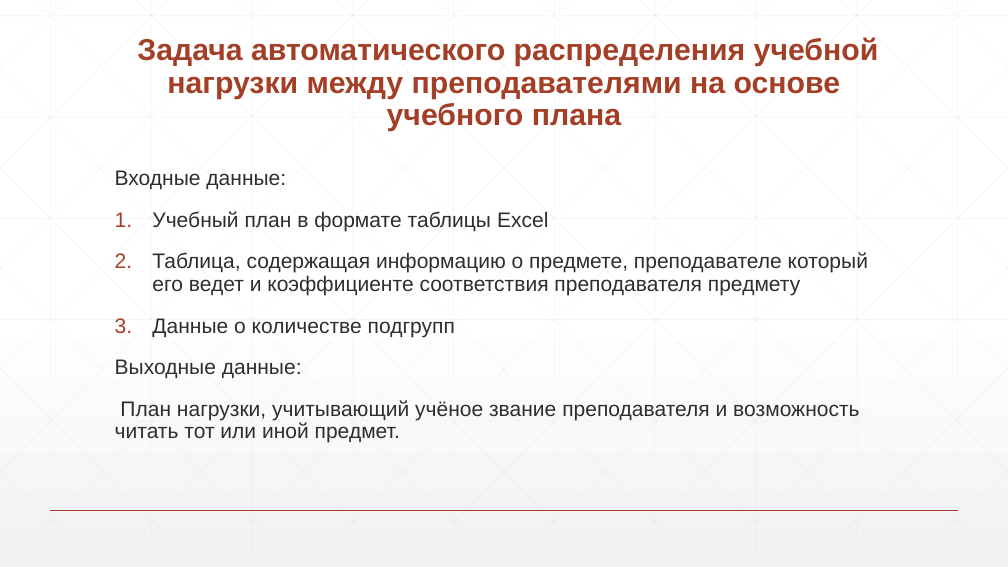
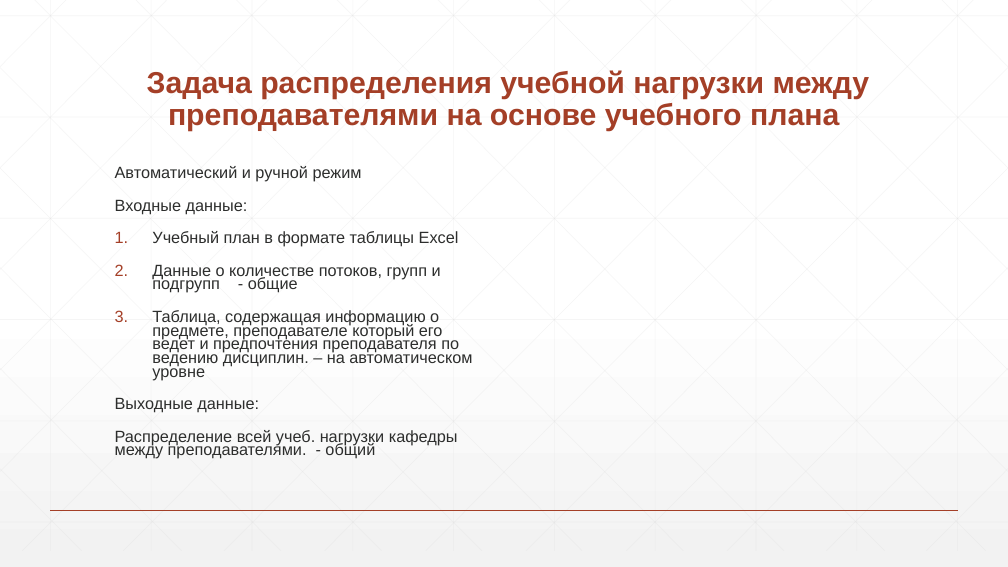
Before and after one commit to DanilaShushkanov/Site22, a slide deck: slide 10 of Диплом_през.pptx (slide 5 before the commit). Drawn at 1008x567 pixels with LibreOffice and Linux fonts; fonts in the diff are those of the drawing. Boxes give left, top, right and bottom in pixels: in the first picture for what was removed or moved away, otherwise in the second. Text is boxed around its words. In the diff, an @@ line names an element or a change of style, - is before the commit and + after.

```diff
--- a/Диплом_през.pptx
+++ b/Диплом_през.pptx
@@ title at (147,70,870,131): text changed @@
-Задача автоматического распределения учебной нагрузки между преподавателями на основе учебного плана
+Задача распределения учебной нагрузки между преподавателями на основе учебного плана
@@ text at (115,166,362,182): paragraph added @@
+Автоматический и ручной режим
@@ text at (115,199,459,413): size 20 to 15.5 pt in "Входные данные:", "Учебный план в формате таблицы Excel", "Выходные данные:"; line spacing 0.9 to 0.7 @@
@@ text at (152,264,472,380): text changed; size 20 to 15.5 pt @@
-2. Таблица, содержащая информацию о предмете, преподавателе который его ведет и коэффициенте соответствия преподавателя предмету
-3. Данные о количестве подгрупп
+2. Данные о количестве потоков, групп и подгрупп - общие
+3. Таблица, содержащая информацию о предмете, преподавателе который его ведет и предпочтения преподавателя по ведению дисциплин. – на автоматическом уровне
@@ text at (115,430,458,459): text changed; size 20 to 15.5 pt @@
-План нагрузки, учитывающий учёное звание преподавателя и возможность читать тот или иной предмет.
+Распределение всей учеб. нагрузки кафедры между преподавателями. - общий
```
Also in this commit, not shown: 7 other slides changed, 1 slide added, 10 other files.
